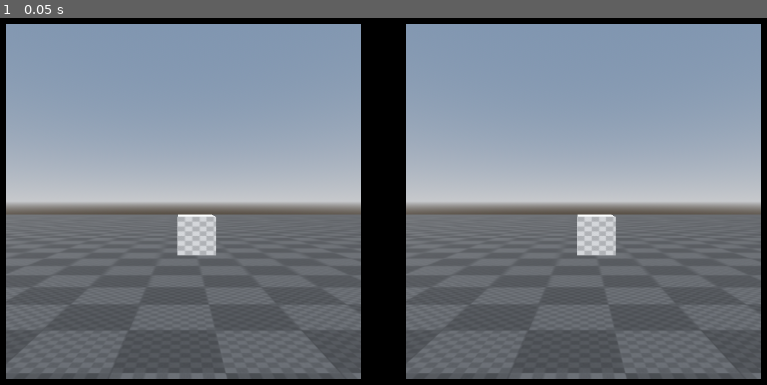
Above: before the commit, frame 1.
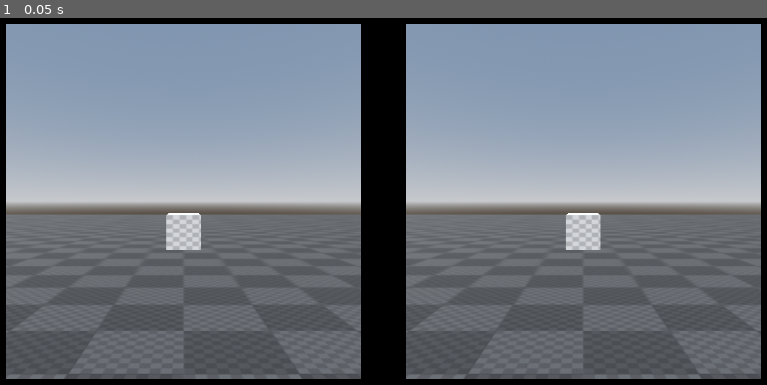
Above: after the commit, the same moment.

Repository: created-by-KHVL/VR-mobile-character-controller-Godot-4
Game: Godot game, scene res://Scenes/Environment.tscn
Same seed, same stepped clock (60 frames per second), same inputs: the game is played once before the commit and once after it.
Inputs:
- Up to frame 1 (0.05 s): no input

The runs differ from the first frame. In frame 1, 5.5% of the frame differs, in the area x 0-100%, y 53-99%.

Commit message:
Small changes

Diff:
--- a/Scenes/Environment.tscn
+++ b/Scenes/Environment.tscn
@@ -70,5 +70,5 @@
 mesh = SubResource("BoxMesh_ynvh7")
 material = SubResource("StandardMaterial3D_bm1ex")
 
-[node name="Player" parent="." instance=ExtResource("2_elbji")]
-transform = Transform3D(1, 0, 0, 0, 1, 0, 0, 0, 1, -0.343539, 0.484053, -0.616339)
+[node name="Player" parent="." instance=ExtResource("2_tlwjk")]
+transform = Transform3D(1, 0, 0, 0, 1, 0, 0, 0, 1, 0, 0.5, 0)
--- a/Scenes/VR_Player.tscn
+++ b/Scenes/VR_Player.tscn
@@ -86,8 +86,9 @@
 
 [node name="SubViewport" type="SubViewport" parent="."]
 
-[node name="VR_Camera" type="Camera3D" parent="SubViewport" node_paths=PackedStringArray("player_camera", "left_eye_control", "right_eye_control")]
+[node name="VR_Camera" type="Camera3D" parent="SubViewport" node_paths=PackedStringArray("player_camera", "left_eye_control", "right_eye_control", "subview_port")]
 script = ExtResource("2_egjiq")
 player_camera = NodePath("../../Player_camera")
 left_eye_control = NodePath("../../UI/Left_eye_control")
 right_eye_control = NodePath("../../UI/Right_eye_control")
+subview_port = NodePath("..")
--- a/Scripts/VR_camera.gd
+++ b/Scripts/VR_camera.gd
@@ -4,13 +4,17 @@
 @export var left_eye_control: Control
 @export var right_eye_control: Control
 @export var divide_value: float = 2
+@export var subview_port: SubViewport
+@export var subviewport_scale: float = 1
 
 var half_screen_size: Vector2
 var left_eye_position: Vector2
 var right_eye_position: Vector2
-var distance_value
+var distance_value: float
 
 func _ready():
+	# Set SubViewport size
+	subview_port.size = subview_port.size * subviewport_scale
 	half_screen_size = DisplayServer.screen_get_size() / 2
 	# Set substract value
 	distance_value = (half_screen_size.x) / divide_value
--- a/Scripts/VR_player_controller.gd
+++ b/Scripts/VR_player_controller.gd
@@ -3,10 +3,11 @@
 @export var camera: Camera3D
 @export var speed: float = 4
 
+
 const JUMP_VELOCITY = 4.5
 
 var start_speed: float
-var start_camera_fov: int
+var start_camera_fov: float
 
 var is_jumping: bool = false
 var is_running: bool = false
--- a/project.godot
+++ b/project.godot
@@ -12,7 +12,7 @@
 
 config/name="Mobile_character_controller_VR"
 run/main_scene="res://Scenes/Environment.tscn"
-config/features=PackedStringArray("4.2", "Mobile")
+config/features=PackedStringArray("4.3", "Mobile")
 config/icon="res://icon.svg"
 
 [input]
Not shown: 1 places in Scenes/Environment.tscn that only renumber resources
